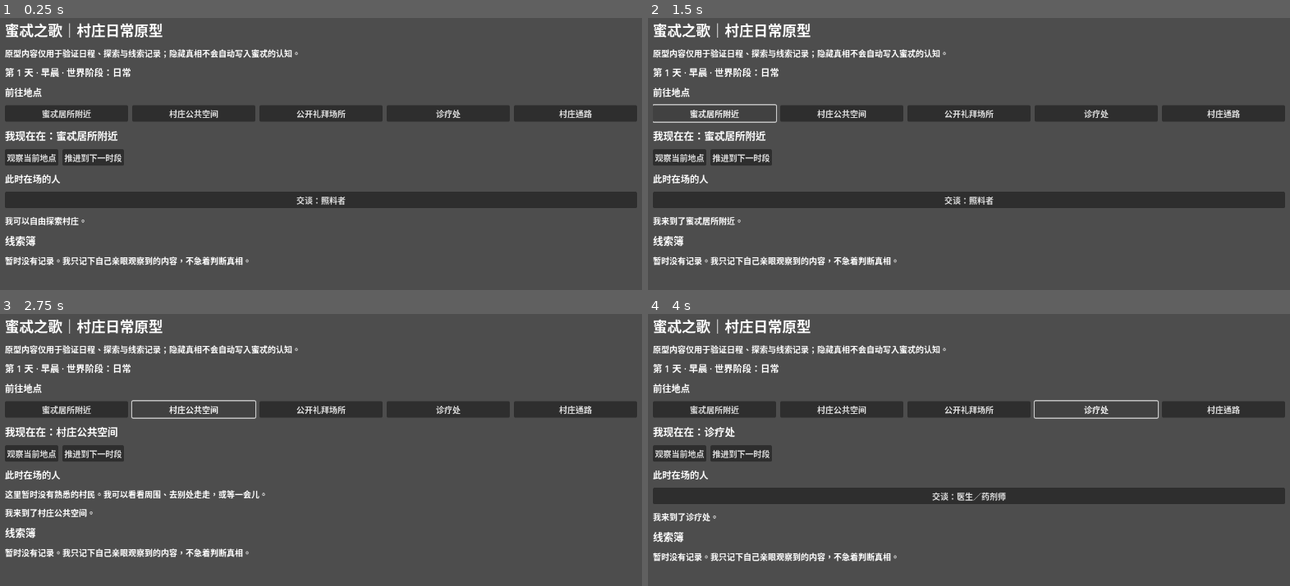
Above: before the commit, frames 1-4 (two rows, left to right).
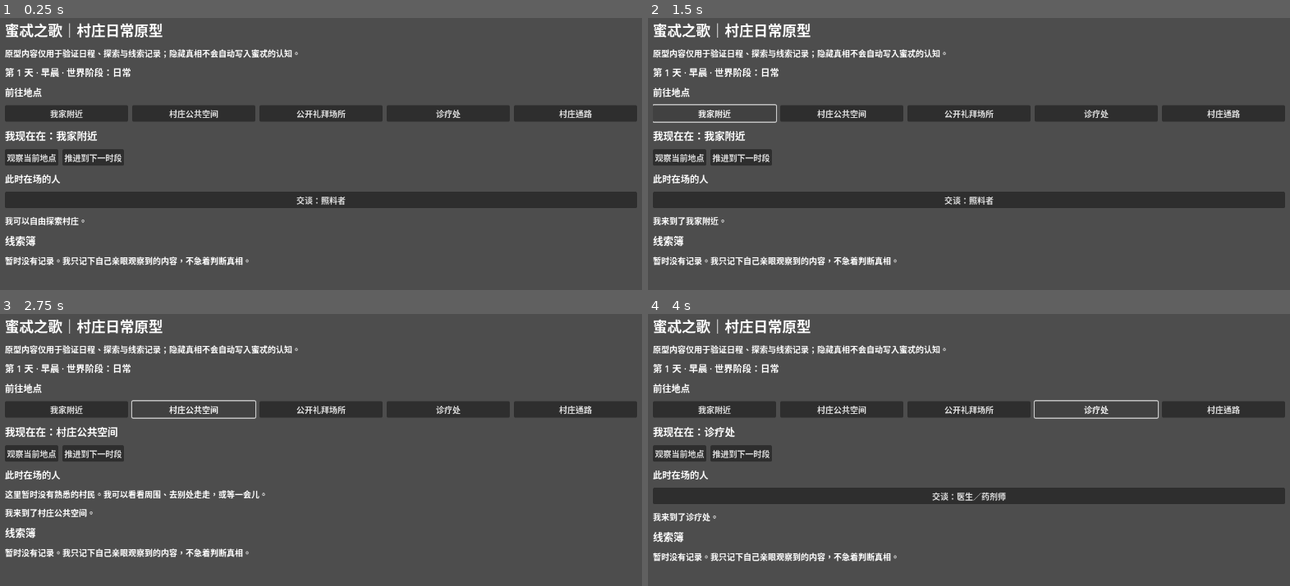
Above: after the commit, the same moments.

Repository: aspros-luo/nereis-lullaby
Game: Godot game, scene res://scenes/main.tscn
Same seed, same stepped clock (60 frames per second), same inputs: the game is played once before the commit and once after it.
Inputs (mouse positions are in pixels of both pictures, inside the frame that each line leads up to):
- Up to frame 1 (0.25 s): no input
- Up to frame 2 (1.5 s): click (712, 113) at 0.5 s, where only the run before the commit has a clickable "蜜忒居所附近"; click (712, 113) at 1.25 s, where only the run after the commit has a clickable "我家附近"
- Up to frame 3 (2.75 s): click "村庄公共空间" at 2 s
- Up to frame 4 (4 s): click "公开礼拜场所" at 2.75 s; click "诊疗处" at 3.5 s

The runs differ from the first frame. In frame 1, 0.4% of the frame differs, in the area x 6-19%, y 33-46%; in frame 2, 0.5%, in the area x 5-19%, y 33-77%; in frame 3, 0.2%; in frame 4, 0.2%.

Commit message:
fix: name home location from Mite's viewpoint

Diff:
--- a/scripts/managers/npc_schedule_manager.gd
+++ b/scripts/managers/npc_schedule_manager.gd
@@ -41,7 +41,7 @@
 }
 
 const LOCATION_NAMES: Dictionary = {
-	"HOME": "蜜忒居所附近",
+	"HOME": "我家附近",
 	"COMMONS": "村庄公共空间",
 	"SHRINE": "公开礼拜场所",
 	"CLINIC": "诊疗处",
